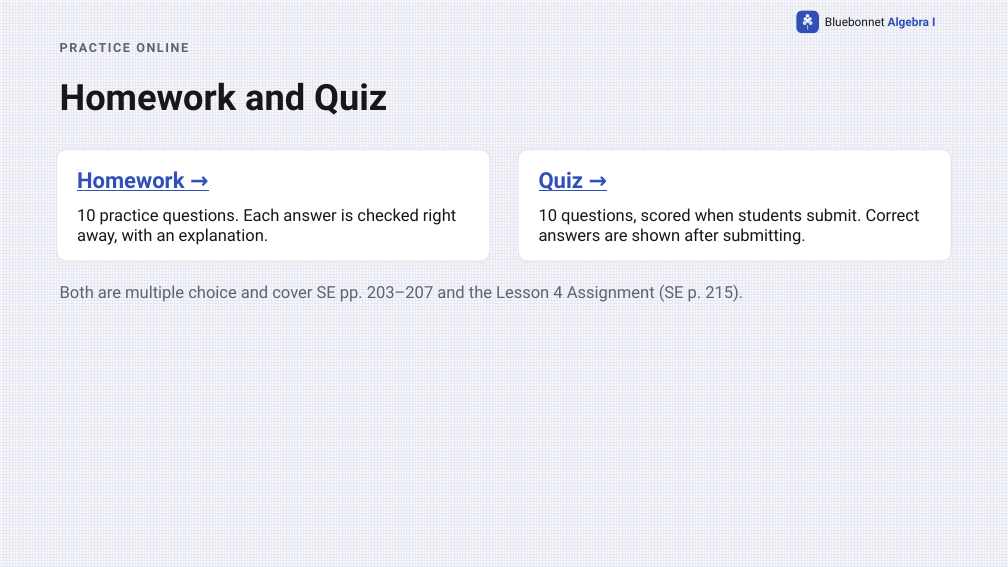
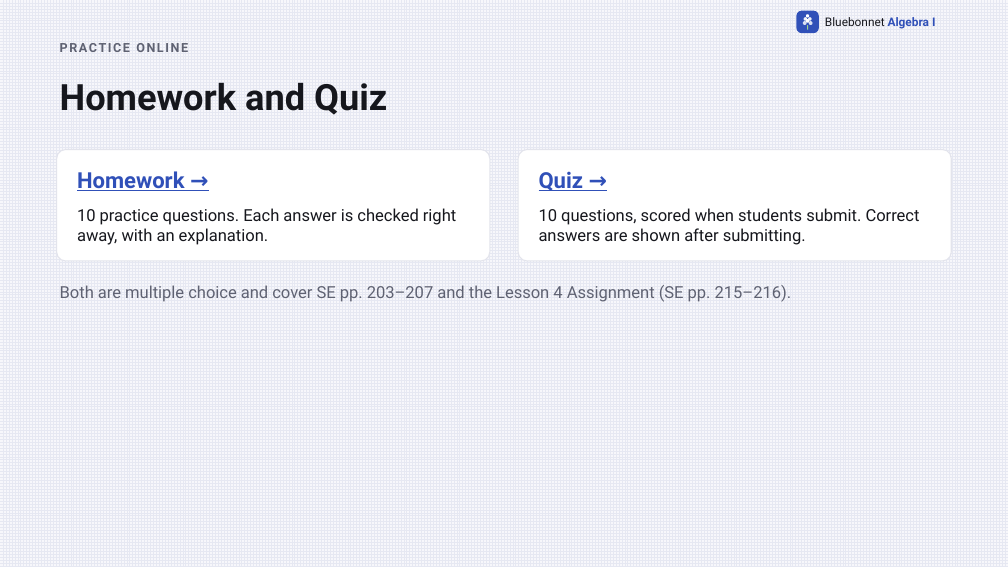
Before and after one commit to Apolloat2022/Algebra1M2U1L4, a slide deck: slide 34 of point-slope-form-lesson4.pptx. Drawn at 1008x567 pixels with LibreOffice and Linux fonts; fonts in the diff are those of the drawing. Boxes give left, top, right and bottom in pixels: in the first picture for what was removed or moved away, otherwise in the second. Text is boxed around its words. In the diff, an @@ line names an element or a change of style, - is before the commit and + after.

```diff
--- a/point-slope-form-lesson4.pptx
+++ b/point-slope-form-lesson4.pptx
@@ text at box(60, 285, 792, 302): text changed @@
-Both are multiple choice and cover SE pp. 203–207 and the Lesson 4 Assignment (SE p. 215).
+Both are multiple choice and cover SE pp. 203–207 and the Lesson 4 Assignment (SE pp. 215–216).
```
Also in this commit, not shown: 6 other files.
